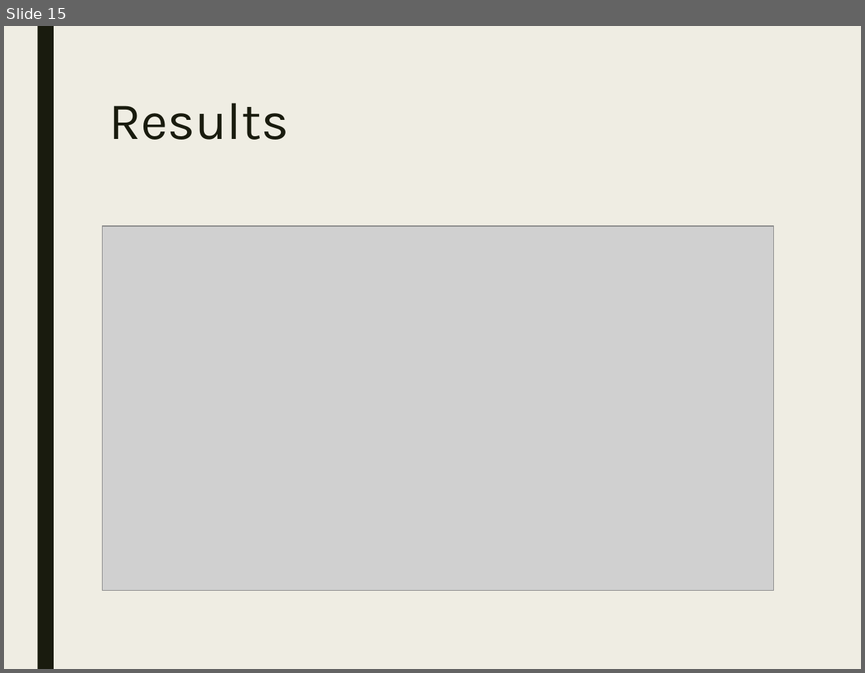
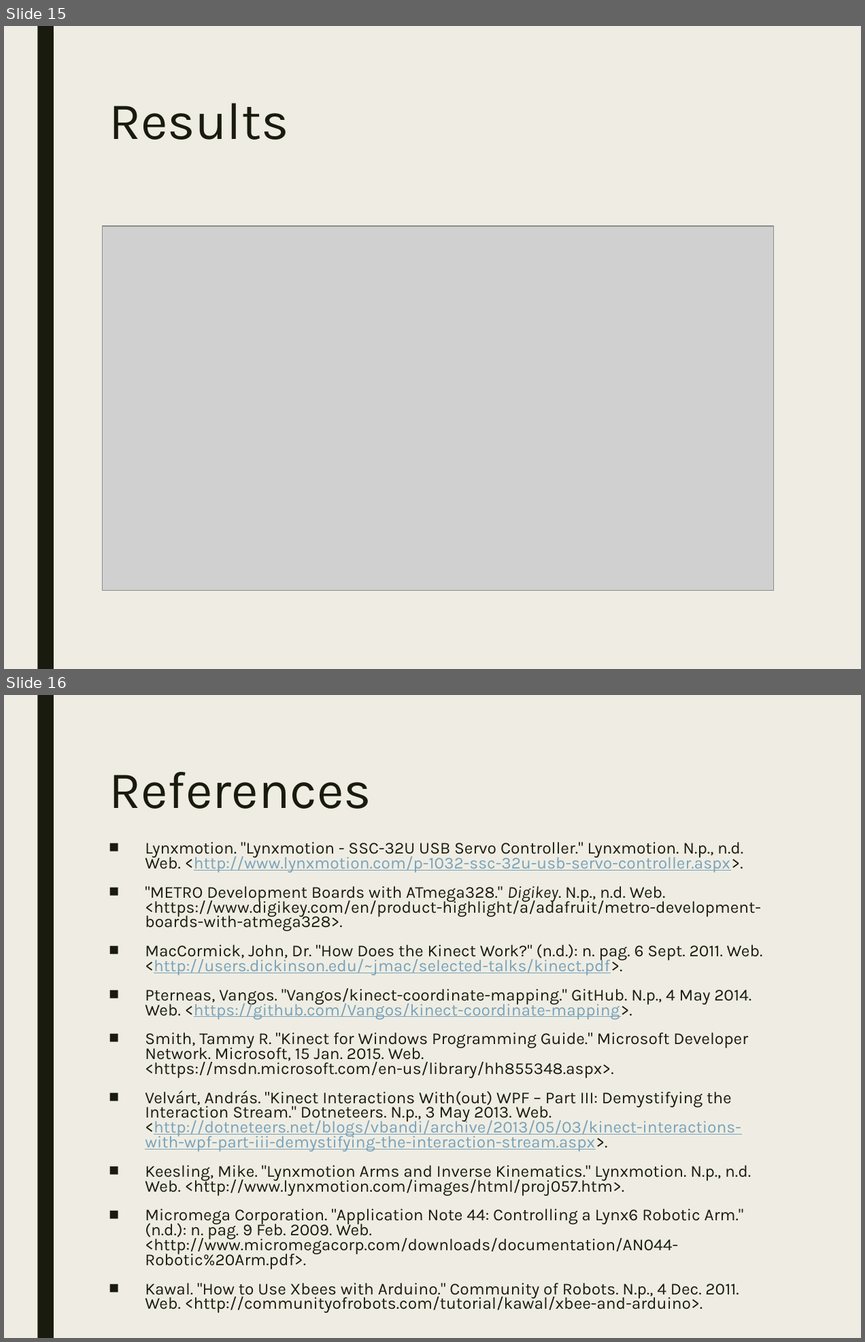
Before and after one commit to StormWulf/Mobile-Motion-Tracking-Robot-Arm, a slide deck: Documents/Presentation/Presentation_MobileMotionTrackingRobotArm.pptx. Shown one above the other, each under a label of ours: slide 15 before the commit, slides 15 and 16 after it. The pictures are 865x673 and 865x1342 pixels, drawn with LibreOffice and Linux fonts; fonts in the diff are those of the drawing; grey boxes stand for pictures. Boxes give left, top, right and bottom in pixels: in the first picture for what was removed or moved away, otherwise in the second. Text is boxed around its words. In the diff, an @@ line names an element or a change of style, - is before the commit and + after.

```diff
--- a/Documents/Presentation/Presentation_MobileMotionTrackingRobotArm.pptx
+++ b/Documents/Presentation/Presentation_MobileMotionTrackingRobotArm.pptx
@@ slide 16 added at <box>4,695,861,1338</box>, background #EFEDE3; not listed: 1 template element that a slide beside it also shows @@
@@ title added at <box>109,772,371,809</box>, 44 pt, text #191B0E @@
+References
@@ text added at <box>145,842,763,1312</box>, 14 pt, text #191B0E @@
+■ Lynxmotion. "Lynxmotion - SSC-32U USB Servo Controller." Lynxmotion. N.p., n.d. Web. <http://www.lynxmotion.com/p-1032-ssc-32u-usb-servo-controller.aspx>.
+■ "METRO Development Boards with ATmega328." Digikey. N.p., n.d. Web. <https://www.digikey.com/en/product-highlight/a/adafruit/metro-development-boards-with-atmega328>.
+■ MacCormick, John, Dr. "How Does the Kinect Work?" (n.d.): n. pag. 6 Sept. 2011. Web. <http://users.dickinson.edu/~jmac/selected-talks/kinect.pdf>.
+■ Pterneas, Vangos. "Vangos/kinect-coordinate-mapping." GitHub. N.p., 4 May 2014. Web. <https://github.com/Vangos/kinect-coordinate-mapping>.
+■ Smith, Tammy R. "Kinect for Windows Programming Guide." Microsoft Developer Network. Microsoft, 15 Jan. 2015. Web. <https://msdn.microsoft.com/en-us/library/hh855348.aspx>.
+■ Velvárt, András. "Kinect Interactions With(out) WPF – Part III: Demystifying the Interaction Stream." Dotneteers. N.p., 3 May 2013. Web. <http://dotneteers.net/blogs/vbandi/archive/2013/05/03/kinect-interactions-with-wpf-part-iii-demystifying-the-interaction-stream.aspx>.
+■ Keesling, Mike. "Lynxmotion Arms and Inverse Kinematics." Lynxmotion. N.p., n.d. Web. <http://www.lynxmotion.com/images/html/proj057.htm>.
+■ Micromega Corporation. "Application Note 44: Controlling a Lynx6 Robotic Arm." (n.d.): n. pag. 9 Feb. 2009. Web. <http://www.micromegacorp.com/downloads/documentation/AN044-Robotic%20Arm.pdf>.
+■ Kawal. "How to Use Xbees with Arduino." Community of Robots. N.p., 4 Dec. 2011. Web. <http://communityofrobots.com/tutorial/kawal/xbee-and-arduino>.
```
Also in this commit, not shown: 3 slides changed, 1 other slide added, 1 slide removed, 1 other file.
